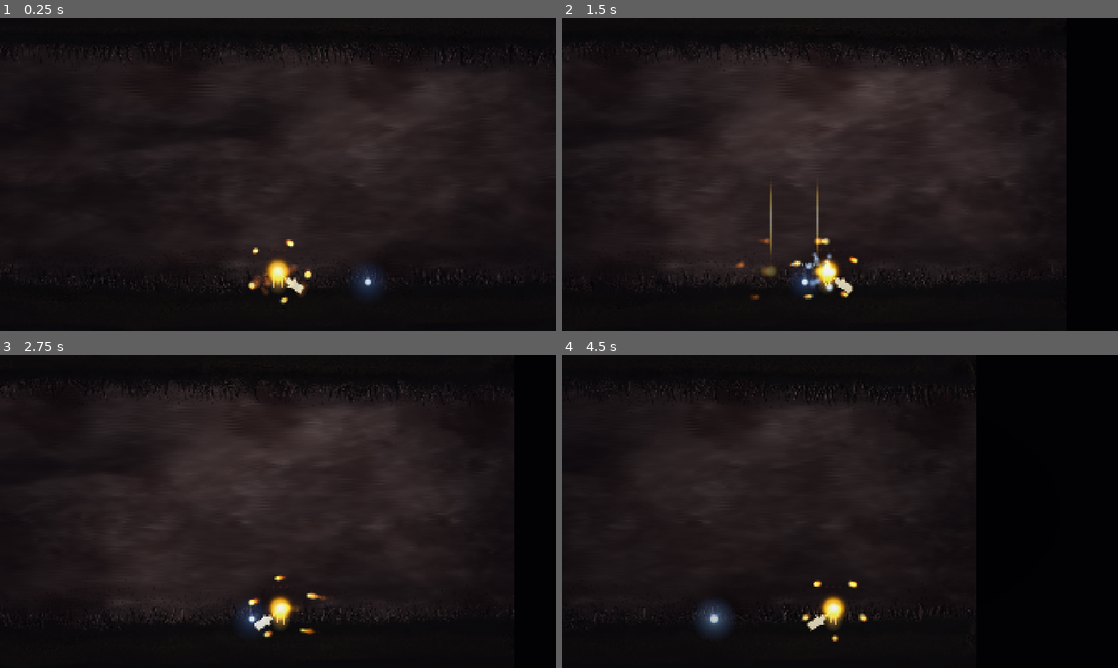
Above: before the commit, frames 1-4 (two rows, left to right).
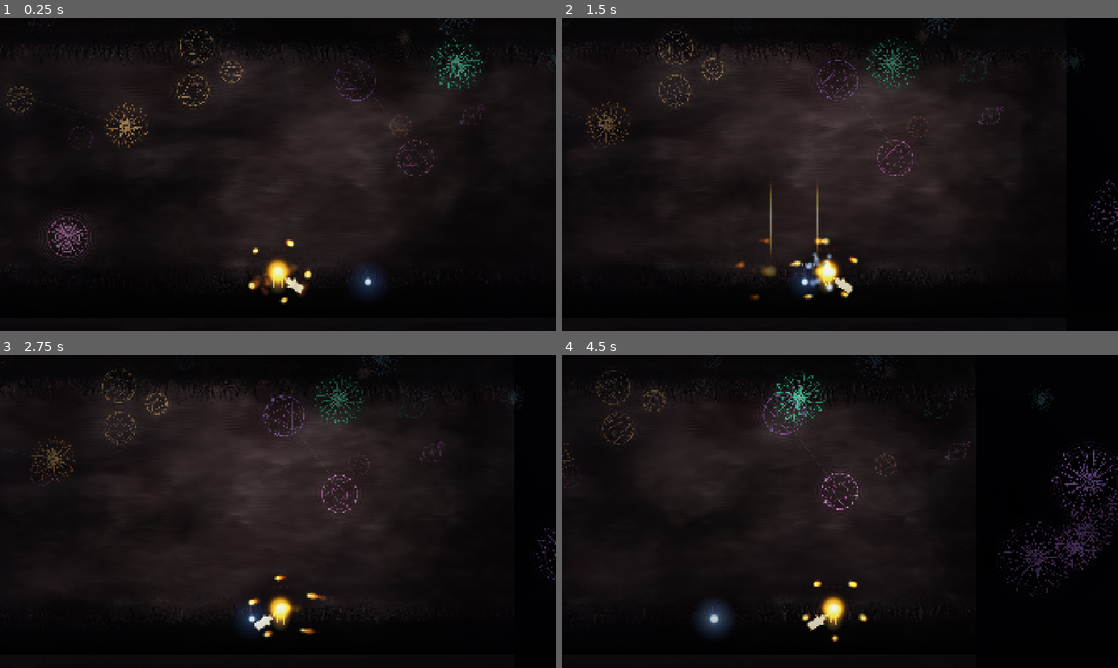
Above: after the commit, the same moments.

Repository: Ito-x/Zell
Game: Godot game, scene res://scenes/world/LesYeux.tscn
The game is run twice, just before and just after one commit, with the same random seed, the same clock (stepped at 60 frames per second) and the same inputs.
Inputs (mouse positions are in pixels of both pictures, inside the frame that each line leads up to):
- Up to frame 1 (0.25 s): no input
- Up to frame 2 (1.5 s): tap Enter at 0.5 s; move the mouse to (962, 158) at 0.52 s; hold D (move_right) from 0.53 s (still down); click (962, 158) at 0.6 s; tap Space (jump) at 0.77 s; move the mouse to (728, 190) at 1.27 s; right-click (728, 190) at 1.35 s
- Up to frame 3 (2.75 s): tap Space (jump) at 1.52 s; move the mouse to (333, 442) at 2.02 s; release D (move_right) at 2.03 s; hold A (move_left) from 2.03 s (still down); tap F (impulsion) at 2.1 s
- Up to frame 4 (4.5 s): move the mouse to (812, 574) at 2.77 s; release A (move_left) at 2.78 s; hold D (move_right) 2.78-4.28 s; tap E (interact) at 2.85 s; tap Space (jump) at 3.02, 3.77 s; move the mouse to (1006, 558) at 3.52 s; hold S (look_down) 3.53-4.28 s; move the mouse to (673, 464) at 4.27 s; hold A (move_left) from 4.28 s (still down); tap W (look_up) at 4.35 s

The runs differ from the first frame. In frame 1, 1.6% of the frame differs, in the area x 1-100%, y 0-88%; in frame 2, 2.1%; in frame 3, 2.0%; in frame 4, 2.5%, in the area x 0-100%, y 1-84%.

Commit message:
feat(LesYeux): rosaces oniriques 3 plans + brume noire
Décor magique style monde-des-rêves Hollow Knight : 4 styles de
rosaces (Horlogerie, Astrolabe, Fleur de Cils, Réseau de Toiles)
tracés par _draw(), répartis sur 3 plans de profondeur via
Parallax2D. Dérive flottante, shimmer du halo, cœur pulsant, fils
de liaison entre voisines.

- Rosace.gd : une rosace lumineuse paramétrable (style 1-4, taille,
  couleurs, spin signé, drift sinusoïdal, halo)
- RosaceField.gd : peuple un plan (back/mid/front) avec palette
  désaturée par profondeur, clusters de 2-3 qui orbitent ensemble,
  fils de liaison sur le plan milieu
- dream_fog.gdshader : volutes de fumée noire en SCREEN_UV qui
  dérivent par-dessus les rosaces (densité 0.62)
- GrassMaskTop/Bottom : 2 Polygon2D avec vertex_colors → les
  rosaces qui débordent dans les herbes disparaissent derrière
- LesYeux.tscn : 3 Parallax2D (back 0.35 / mid 0.65 / front 1.0)
  contenant chacun un RosaceField (26/22/13 rosaces)

Diff:
--- /dev/null
+++ b/assets/shaders/dream_fog.gdshader
@@ -0,0 +1,57 @@
+// dream_fog.gdshader
+// Volutes de fumée noire qui dérivent en espace-écran. Posées devant les rosaces
+// et derrière le joueur, elles épaississent l'atmosphère onirique des Yeux.
+// On utilise SCREEN_UV (toujours valide en canvas_item) plutôt que UV pour ne
+// pas dépendre d'une texture ni des coordonnées du polygone.
+shader_type canvas_item;
+
+uniform vec4 fog_color : source_color = vec4(0.0, 0.0, 0.0, 1.0);
+uniform float density : hint_range(0.0, 1.0) = 0.35;
+uniform float scale : hint_range(0.5, 8.0) = 2.2;
+uniform float speed : hint_range(0.0, 0.5) = 0.03;
+uniform float warp : hint_range(0.0, 3.0) = 1.6;
+uniform float contrast_lo : hint_range(0.0, 1.0) = 0.30;
+uniform float contrast_hi : hint_range(0.0, 1.5) = 0.92;
+
+float hash(vec2 p) {
+	p = fract(p * vec2(123.34, 345.45));
+	p += dot(p, p + 34.345);
+	return fract(p.x * p.y);
+}
+
+float vnoise(vec2 p) {
+	vec2 i = floor(p);
+	vec2 f = fract(p);
+	vec2 u = f * f * f * (f * (f * 6.0 - 15.0) + 10.0);
+	float a = hash(i);
+	float b = hash(i + vec2(1.0, 0.0));
+	float c = hash(i + vec2(0.0, 1.0));
+	float d = hash(i + vec2(1.0, 1.0));
+	return mix(mix(a, b, u.x), mix(c, d, u.x), u.y);
+}
+
+float fbm(vec2 p) {
+	float v = 0.0;
+	float amp = 0.5;
+	mat2 rot = mat2(vec2(0.8, 0.6), vec2(-0.6, 0.8));
+	for (int i = 0; i < 5; i++) {
+		v += amp * vnoise(p);
+		p = rot * p * 2.0;
+		amp *= 0.5;
+	}
+	return v;
+}
+
+void fragment() {
+	vec2 suv = SCREEN_UV;
+	// SCREEN_UV en 16:9 → corrige le ratio pour des volutes ~circulaires
+	suv.x *= 1.78;
+
+	vec2 fp = suv * scale + vec2(TIME * speed, TIME * speed * 0.4);
+	vec2 w = vec2(fbm(fp + vec2(0.0, 1.7)), fbm(fp + vec2(4.2, 0.0)));
+	float fogn = fbm(fp + warp * w);
+	fogn = smoothstep(contrast_lo, contrast_hi, fogn);
+
+	float alpha = clamp(fogn * density, 0.0, 1.0);
+	COLOR = vec4(fog_color.rgb, alpha * fog_color.a);
+}
--- a/scenes/world/LesYeux.tscn
+++ b/scenes/world/LesYeux.tscn
@@ -6,6 +6,8 @@
 [ext_resource type="PackedScene" path="res://scenes/world/Neurone.tscn" id="4_neurone"]
 [ext_resource type="Shader" path="res://assets/shaders/vignette.gdshader" id="5_vignette"]
 [ext_resource type="Script" path="res://scenes/world/BackgroundFlesh.gd" id="6_bgflesh"]
+[ext_resource type="Script" path="res://scenes/world/RosaceField.gd" id="7_field"]
+[ext_resource type="Shader" path="res://assets/shaders/dream_fog.gdshader" id="8_dreamfog"]
 
 [sub_resource type="Environment" id="Environment_yeux"]
 background_mode = 0
@@ -35,6 +37,16 @@
 shader_parameter/sway_speed = 1.2
 shader_parameter/sway_amount = 0.004
 
+[sub_resource type="ShaderMaterial" id="Mat_dream_fog"]
+shader = ExtResource("8_dreamfog")
+shader_parameter/fog_color = Color(0, 0, 0, 1)
+shader_parameter/density = 0.62
+shader_parameter/scale = 2.2
+shader_parameter/speed = 0.03
+shader_parameter/warp = 1.7
+shader_parameter/contrast_lo = 0.28
+shader_parameter/contrast_hi = 0.88
+
 [sub_resource type="ShaderMaterial" id="Mat_vignette"]
 shader = ExtResource("5_vignette")
 shader_parameter/fog_color = Color(0.015, 0.008, 0.025, 1)
@@ -62,6 +74,66 @@
 scale = Vector2(0.85, 0.85)
 script = ExtResource("6_bgflesh")
 player_path = NodePath("../Player")
+
+[node name="RosacesPlanArriere" type="Parallax2D" parent="."]
+scroll_scale = Vector2(0.35, 0.35)
+repeat_size = Vector2(0, 0)
+
+[node name="Field" type="Node2D" parent="RosacesPlanArriere"]
+z_index = -8
+script = ExtResource("7_field")
+depth = "back"
+count = 26
+spawn_seed = 11
+x_range = Vector2(-2200, 2200)
+y_range = Vector2(-370, 340)
+
+[node name="RosacesPlanMilieu" type="Parallax2D" parent="."]
+scroll_scale = Vector2(0.65, 0.65)
+repeat_size = Vector2(0, 0)
+
+[node name="Field" type="Node2D" parent="RosacesPlanMilieu"]
+z_index = -7
+script = ExtResource("7_field")
+depth = "mid"
+count = 22
+spawn_seed = 27
+x_range = Vector2(-3100, 3100)
+y_range = Vector2(-370, 340)
+enable_connectors = true
+
+[node name="RosacesPlanAvant" type="Parallax2D" parent="."]
+scroll_scale = Vector2(1, 1)
+repeat_size = Vector2(0, 0)
+
+[node name="Field" type="Node2D" parent="RosacesPlanAvant"]
+z_index = -6
+script = ExtResource("7_field")
+depth = "front"
+count = 13
+spawn_seed = 53
+x_range = Vector2(-4000, 4000)
+y_range = Vector2(-350, 320)
+
+[node name="DreamFog" type="ColorRect" parent="."]
+z_index = -5
+offset_left = -3600.0
+offset_top = -500.0
+offset_right = 3600.0
+offset_bottom = 480.0
+material = SubResource("Mat_dream_fog")
+
+[node name="GrassMaskTop" type="Polygon2D" parent="."]
+z_index = -4
+polygon = PackedVector2Array(-3600, -500, 3600, -500, 3600, -340, -3600, -340)
+vertex_colors = PackedColorArray(0, 0, 0, 1, 0, 0, 0, 1, 0, 0, 0, 0, 0, 0, 0, 0)
+color = Color(0, 0, 0, 1)
+
+[node name="GrassMaskBottom" type="Polygon2D" parent="."]
+z_index = -4
+polygon = PackedVector2Array(-3600, 320, 3600, 320, 3600, 480, -3600, 480)
+vertex_colors = PackedColorArray(0, 0, 0, 0, 0, 0, 0, 0, 0, 0, 0, 1, 0, 0, 0, 1)
+color = Color(0, 0, 0, 1)
 
 [node name="Sol" type="StaticBody2D" parent="."]
 position = Vector2(0, 468)
--- /dev/null
+++ b/scenes/world/Rosace.gd
@@ -0,0 +1,263 @@
+extends Node2D
+class_name Rosace
+
+# ── Une rosace lumineuse pour le décor onirique des Yeux. ──
+# 4 styles tirés de assets/raw_art/Les Rosaces.html :
+#   1 = Horlogerie du Rêve (3 engrenages emboîtés)
+#   2 = Astrolabe Fractal (cercles + triangles + satellites)
+#   3 = Fleur de Cils (pétales en ellipses + cœur pulsant)
+#   4 = Réseau de Toiles (spirales d'Archimède + rayons)
+#
+# Tout est tracé dans _draw() — pas d'asset externe. Le glow du
+# WorldEnvironment (déjà actif dans LesYeux) amplifie le néon.
+
+@export_range(1, 4) var style: int = 1
+@export var radius: float = 50.0
+@export var color_main: Color = Color(1.0, 0.7, 0.28)
+@export var color_accent: Color = Color(1.0, 0.89, 0.54)
+@export var spin_speed: float = 0.3           # rad/s, signé
+@export var drift_amp: Vector2 = Vector2(8, 10)
+@export var drift_freq: Vector2 = Vector2(0.4, 0.5)
+@export var halo_alpha: float = 0.32          # opacité du halo
+@export var alpha_mul: float = 1.0            # multiplicateur global (par plan de profondeur)
+@export var rng_seed: int = 0
+
+var _t: float = 0.0
+var _phase_x: float = 0.0
+var _phase_y: float = 0.0
+var _base_pos: Vector2 = Vector2.ZERO
+# Style 1 seulement : état de rotation indépendant des 3 engrenages
+var _gears: Array = []
+
+func _ready() -> void:
+	_base_pos = position
+	var rng := RandomNumberGenerator.new()
+	rng.seed = rng_seed if rng_seed != 0 else hash(str(position))
+	_phase_x = rng.randf() * TAU
+	_phase_y = rng.randf() * TAU
+	if style == 1:
+		_setup_horlogerie()
+	set_process(true)
+
+func _setup_horlogerie() -> void:
+	# Reprend la géométrie du HTML : engrenages emboîtés au module 3.33.
+	# Échelle proportionnelle au radius (qui représente le gros engrenage).
+	var s := radius / 60.0
+	_gears = [
+		{
+			"pos": Vector2.ZERO, "r": 60.0 * s, "teeth": 36, "tooth_len": 3.0 * s,
+			"hands": 12, "hand_len": 50.0 * s, "color": color_main,
+			"spin": spin_speed, "rot": 0.0
+		},
+		{
+			"pos": Vector2(65.86, -55.28) * s, "r": 20.0 * s, "teeth": 12, "tooth_len": 3.0 * s,
+			"hands": 6, "hand_len": 16.0 * s, "color": color_accent,
+			"spin": -spin_speed * 3.0, "rot": deg_to_rad(5.0)
+		},
+		{
+			"pos": Vector2(-70.15, 40.50) * s, "r": 15.0 * s, "teeth": 9, "tooth_len": 3.0 * s,
+			"hands": 6, "hand_len": 12.0 * s, "color": color_main,
+			"spin": -spin_speed * 4.0, "rot": deg_to_rad(-10.0)
+		},
+	]
+
+func _process(delta: float) -> void:
+	_t += delta
+	# Dérive flottante (sinusoïdes décalées) — donne le côté "qui flotte dans le rêve"
+	var dx := sin(_t * drift_freq.x + _phase_x) * drift_amp.x
+	var dy := sin(_t * drift_freq.y + _phase_y) * drift_amp.y
+	position = _base_pos + Vector2(dx, dy)
+	if style == 1:
+		for g in _gears:
+			g["rot"] = g["rot"] + g["spin"] * delta
+	else:
+		rotation += spin_speed * delta
+	queue_redraw()
+
+func _draw() -> void:
+	# Shimmer doux sur l'aura (pulse lent)
+	var shimmer := 0.82 + 0.18 * sin(_t * 0.9 + _phase_x)
+	# Halo en premier (derrière), avec alpha décroissant
+	_draw_halo(shimmer)
+	match style:
+		1: _draw_horlogerie(shimmer)
+		2: _draw_astrolabe(shimmer)
+		3: _draw_fleur(shimmer)
+		4: _draw_reseau(shimmer)
+
+# ── Halo : cercles concentriques translucides, le glow du WorldEnv fait le reste ──
+func _draw_halo(shimmer: float) -> void:
+	var base := halo_alpha * alpha_mul * shimmer
+	var c := color_main
+	var rings := 5
+	for i in rings:
+		var f := float(i) / float(rings)        # 0..0.8
+		var r := radius * (1.05 + f * 0.7)
+		var a := base * (1.0 - f) * 0.55
+		draw_arc(Vector2.ZERO, r, 0.0, TAU, 48, Color(c.r, c.g, c.b, a), 1.6, true)
+
+func _stroke(w: float) -> float:
+	return maxf(0.6, radius / 60.0 * w)
+
+func _modc(c: Color, mul_a: float) -> Color:
+	return Color(c.r, c.g, c.b, c.a * mul_a)
+
+# ── Style 1 : Horlogerie du Rêve ──
+func _draw_horlogerie(shimmer: float) -> void:
+	for g in _gears:
+		_draw_gear(g, shimmer)
+
+func _draw_gear(g: Dictionary, shimmer: float) -> void:
+	var a := alpha_mul * shimmer
+	var c: Color = g["color"]
+	var col := _modc(c, a)
+	var col_dim := _modc(c, a * 0.55)
+	var sw := _stroke(0.6)
+	var sw_t := _stroke(0.4)
+	var center: Vector2 = g["pos"]
+	var r: float = g["r"]
+	var rot: float = g["rot"]
+	# Cercles principal + intérieur
+	draw_arc(center, r, 0.0, TAU, 64, col, sw, true)
+	draw_arc(center, r * 0.9, 0.0, TAU, 64, col_dim, sw_t, true)
+	# Dents triangulaires
+	var teeth: int = g["teeth"]
+	var tl: float = g["tooth_len"]
+	for i in teeth:
+		var ang := (float(i) / float(teeth)) * TAU + rot
+		var a1 := ang - PI / float(teeth) * 0.45
+		var a2 := ang + PI / float(teeth) * 0.45
+		var p_tip := center + Vector2(cos(ang), sin(ang)) * (r + tl)
+		var pb1 := center + Vector2(cos(a1), sin(a1)) * r
+		var pb2 := center + Vector2(cos(a2), sin(a2)) * r
+		draw_polyline([pb1, p_tip, pb2, pb1], col, sw_t, true)
+	# Aiguilles astrales (du centre vers l'extérieur)
+	var hands: int = g["hands"]
+	var hl: float = g["hand_len"]
+	for i in hands:
+		var ang2 := (float(i) / float(hands)) * TAU + PI / float(hands) * 0.5 + rot
+		var p := center + Vector2(cos(ang2), sin(ang2)) * hl
+		draw_line(center, p, col_dim, sw_t, true)
+	# Anneaux intérieurs + cœur
+	draw_arc(center, r * 0.23, 0.0, TAU, 32, col, sw_t, true)
+	draw_arc(center, r * 0.10, 0.0, TAU, 24, col_dim, sw_t, true)
+	draw_circle(center, maxf(1.4, r * 0.04), col)
+
+# ── Style 2 : Astrolabe Fractal ──
+func _draw_astrolabe(shimmer: float) -> void:
+	var a := alpha_mul * shimmer
+	var c1 := _modc(color_main, a)
+	var c2 := _modc(color_accent, a)
+	var c1d := _modc(c1, 0.55)
+	var sw := _stroke(0.6)
+	var sw_t := _stroke(0.4)
+	var r := radius
+	# Grands cercles
+	draw_arc(Vector2.ZERO, r, 0.0, TAU, 64, c1, sw, true)
+	draw_arc(Vector2.ZERO, r * 0.86, 0.0, TAU, 64, c1d, sw_t, true)
+	# Triangles imbriqués
+	var tri_r := r * 0.83
+	_draw_triangle(tri_r, c1, sw_t)
+	_draw_triangle(-tri_r, c1d, sw_t)
+	# Cercle intérieur
+	draw_arc(Vector2.ZERO, r * 0.31, 0.0, TAU, 32, c1d, sw_t, true)
+	# Satellites en couronne
+	var sat_n := 14
+	for i in sat_n:
+		var ang := (float(i) / float(sat_n)) * TAU
+		var pos := Vector2(cos(ang), sin(ang)) * r * 1.0
+		draw_arc(pos, maxf(1.8, r * 0.06), 0.0, TAU, 18, c2, sw_t, true)
+	# Cœur
+	draw_circle(Vector2.ZERO, maxf(1.5, r * 0.035), c1)
+
+func _draw_triangle(size: float, color: Color, width: float) -> void:
+	var p1 := Vector2(0, -size)
+	var p2 := Vector2(size * 0.866, size * 0.5)
+	var p3 := Vector2(-size * 0.866, size * 0.5)
+	draw_polyline([p1, p2, p3, p1], color, width, true)
+
+# ── Style 3 : Fleur de Cils ──
+func _draw_fleur(shimmer: float) -> void:
+	var a := alpha_mul * shimmer
+	var cm := _modc(color_main, a)
+	var ca := _modc(color_accent, a)
+	var sw_t := _stroke(0.45)
+	var r := radius
+	# Pétales extérieurs (16 ellipses fines, étirées)
+	var outer_n := 16
+	for i in outer_n:
+		var ang := (float(i) / float(outer_n)) * TAU
+		var off := Vector2(cos(ang - PI / 2.0), sin(ang - PI / 2.0)) * (r * 0.80)
+		_draw_ellipse(off, r * 0.13, r * 0.6, ang, cm, sw_t, 26)
+	# Pétales intérieurs (10)
+	var inner_n := 10
+	for i in inner_n:
+		var ang2 := (float(i) / float(inner_n)) * TAU
+		var off2 := Vector2(cos(ang2 - PI / 2.0), sin(ang2 - PI / 2.0)) * (r * 0.40)
+		_draw_ellipse(off2, r * 0.066, r * 0.30, ang2, ca, sw_t, 22)
+	# Anneau central
+	draw_arc(Vector2.ZERO, r * 0.30, 0.0, TAU, 32, cm, sw_t, true)
+	draw_arc(Vector2.ZERO, r * 0.18, 0.0, TAU, 32, _modc(cm, 0.7), sw_t, true)
+	# Cœur pulsant
+	var pulse := 1.0 + 0.18 * sin(_t * 1.7 + _phase_x)
+	draw_circle(Vector2.ZERO, r * 0.10 * pulse, _modc(ca, 0.35))
+	draw_arc(Vector2.ZERO, r * 0.10 * pulse, 0.0, TAU, 24, ca, sw_t, true)
+	draw_circle(Vector2.ZERO, r * 0.028, ca)
+
+func _draw_ellipse(center: Vector2, rx: float, ry: float, rot: float, color: Color, width: float, segs: int) -> void:
+	var pts := PackedVector2Array()
+	var cs := cos(rot)
+	var sn := sin(rot)
+	for i in segs + 1:
+		var t := (float(i) / float(segs)) * TAU
+		var lx := cos(t) * rx
+		var ly := sin(t) * ry
+		var x := lx * cs - ly * sn
+		var y := lx * sn + ly * cs
+		pts.append(center + Vector2(x, y))
+	draw_polyline(pts, color, width, true)
+
+# ── Style 4 : Réseau de Toiles ──
+func _draw_reseau(shimmer: float) -> void:
+	var a := alpha_mul * shimmer
+	var cm := _modc(color_main, a)
+	var ca := _modc(color_accent, a)
+	var sw := _stroke(0.55)
+	var sw_t := _stroke(0.35)
+	var r := radius
+	# 3 spirales d'Archimède décalées de 120°
+	var turns := 4
+	var max_r := r * 0.78
+	var sa := r * 0.03
+	var sb := (max_r - sa) / (float(turns) * TAU)
+	for k in 3:
+		var off := deg_to_rad(120.0 * float(k))
+		_draw_spiral(sa, sb, turns, off, _modc(cm, 1.0 - 0.2 * float(k)), sw)
+	# 24 rayons droits
+	var rays := 24
+	var ri := r * 0.20
+	var ro := r * 0.98
+	for i in rays:
+		var ang := (float(i) / float(rays)) * TAU
+		var p1 := Vector2(cos(ang), sin(ang)) * ri
+		var p2 := Vector2(cos(ang), sin(ang)) * ro
+		draw_line(p1, p2, _modc(ca, 0.6), sw_t, true)
+	# Cercles d'encadrement
+	draw_arc(Vector2.ZERO, r, 0.0, TAU, 64, ca, sw, true)
+	draw_arc(Vector2.ZERO, r * 0.46, 0.0, TAU, 32, _modc(ca, 0.7), sw_t, true)
+	draw_arc(Vector2.ZERO, r * 0.18, 0.0, TAU, 24, ca, sw_t, true)
+	# Cœur pulsant
+	var pulse := 1.0 + 0.2 * sin(_t * 1.5 + _phase_y)
+	draw_circle(Vector2.ZERO, r * 0.045 * pulse, cm)
+
+func _draw_spiral(a_param: float, b_param: float, turns: int, rot_offset: float, color: Color, width: float) -> void:
+	var pts := PackedVector2Array()
+	var step := 0.10
+	var max_t := float(turns) * TAU
+	var t := 0.0
+	while t <= max_t:
+		var rr := a_param + b_param * t
+		pts.append(Vector2(cos(t + rot_offset) * rr, sin(t + rot_offset) * rr))
+		t += step
+	if pts.size() > 1:
+		draw_polyline(pts, color, width, true)
--- /dev/null
+++ b/scenes/world/RosaceField.gd
@@ -0,0 +1,214 @@
+extends Node2D
+class_name RosaceField
+
+# ── Peuple un plan de profondeur avec des rosaces variées. ──
+# Trois plans (back / mid / front), chacun avec sa propre instance de ce nœud.
+# Les paramètres visuels (taille, alpha, halo, désaturation) sont pilotés par
+# `depth` pour produire une vraie profondeur onirique style Hollow Knight Dream.
+
+const ROSACE_SCRIPT := preload("res://scenes/world/Rosace.gd")
+
+@export_enum("back", "mid", "front") var depth: String = "mid"
+@export var count: int = 10
+@export var spawn_seed: int = 1
+@export var x_range: Vector2 = Vector2(-3000, 3000)
+@export var y_range: Vector2 = Vector2(-340, 300)
+@export var enable_connectors: bool = false
+
+# Palette néon élargie (extraite du HTML + variations onirisées)
+const PALETTE := [
+	Color(1.00, 0.70, 0.28),  # 0 amber
+	Color(1.00, 0.89, 0.54),  # 1 amber-2
+	Color(0.37, 0.91, 1.00),  # 2 cyan
+	Color(0.71, 0.55, 1.00),  # 3 violet
+	Color(1.00, 0.48, 0.87),  # 4 magenta
+	Color(1.00, 0.95, 1.00),  # 5 opal
+	Color(0.25, 1.00, 0.71),  # 6 emerald
+	Color(0.60, 1.00, 0.89),  # 7 mint
+	Color(0.85, 0.55, 1.00),  # 8 violet doux
+	Color(1.00, 0.78, 0.95),  # 9 rose pâle
+	Color(0.55, 0.80, 1.00),  # 10 bleu glacé
+]
+# Appariement main → accent (couleurs qui vont bien ensemble)
+const PAIR := [1, 0, 3, 2, 5, 4, 7, 6, 3, 4, 2]
+
+# Couleur cible vers laquelle on désature au fond (violet sombre du décor)
+const DREAM_DARK := Color(0.20, 0.10, 0.30)
+
+# État runtime
+var _clusters: Array = []        # [[parent_node, orbit_speed], ...]
+var _connectors: Array = []      # [[Vector2 p1, Vector2 p2], ...]
+
+func _ready() -> void:
+	_build()
+	set_process(true)
+
+func _process(delta: float) -> void:
+	# Rotation orbitale lente des clusters (les 2-3 rosaces tournent ensemble)
+	for c in _clusters:
+		c[0].rotation += c[1] * delta
+
+func _build() -> void:
+	_clusters.clear()
+	_connectors.clear()
+	for child in get_children():
+		child.queue_free()
+
+	var rng := RandomNumberGenerator.new()
+	rng.seed = spawn_seed
+
+	# Paramètres visuels par plan de profondeur
+	var size_range: Vector2
+	var a_mul: float
+	var halo: float
+	var spin_mul: float
+	var drift_mul: float
+	var desat: float
+	match depth:
+		"back":
+			size_range = Vector2(20.0, 35.0)
+			a_mul = 0.40
+			halo = 0.18
+			spin_mul = 0.35
+			drift_mul = 0.7
+			desat = 0.55
+		"front":
+			size_range = Vector2(50.0, 90.0)
+			a_mul = 1.0
+			halo = 0.42
+			spin_mul = 1.0
+			drift_mul = 1.2
+			desat = 0.0
+		_:  # "mid"
+			size_range = Vector2(35.0, 60.0)
+			a_mul = 0.75
+			halo = 0.32
+			spin_mul = 0.6
+			drift_mul = 1.0
+			desat = 0.22
+
+	var positions: Array = []
+
+	for i in count:
+		# Pas de cluster sur le plan arrière (trop petit pour être lisible)
+		var cluster_chance := 0.0 if depth == "back" else 0.28
+		if rng.randf() < cluster_chance:
+			_spawn_cluster(rng, size_range, a_mul, halo, spin_mul, drift_mul, desat, positions)
+		else:
+			_spawn_single(rng, size_range, a_mul, halo, spin_mul, drift_mul, desat, positions)
+
+	if enable_connectors and positions.size() > 1:
+		_compute_connectors(positions)
+		queue_redraw()
+
+func _draw() -> void:
+	# Fils de liaison ultrafins entre rosaces proches (effet réseau onirique HK)
+	for pair in _connectors:
+		draw_line(pair[0], pair[1], Color(0.60, 1.00, 0.89, 0.10), 0.9, true)
+
+# ── Spawn d'une rosace isolée ──
+func _spawn_single(rng: RandomNumberGenerator, size_range: Vector2, a_mul: float, halo: float, spin_mul: float, drift_mul: float, desat: float, positions: Array) -> void:
+	var ros := Node2D.new()
+	ros.set_script(ROSACE_SCRIPT)
+
+	var radius := rng.randf_range(size_range.x, size_range.y)
+	var style := rng.randi_range(1, 4)
+	var color_idx := rng.randi() % PALETTE.size()
+	var c_main := _apply_desat(PALETTE[color_idx], desat)
+	var c_accent := _apply_desat(PALETTE[PAIR[color_idx]], desat)
+	var px := rng.randf_range(x_range.x, x_range.y)
+	var py := _safe_y(rng, radius)
+	var spin := rng.randf_range(0.15, 0.5) * spin_mul * (1.0 if rng.randf() > 0.5 else -1.0)
+	var d_amp := Vector2(rng.randf_range(4.0, 12.0), rng.randf_range(5.0, 14.0)) * drift_mul
+	var d_freq := Vector2(rng.randf_range(0.3, 0.6), rng.randf_range(0.3, 0.55))
+
+	ros.set("style", style)
+	ros.set("radius", radius)
+	ros.set("color_main", c_main)
+	ros.set("color_accent", c_accent)
+	ros.set("spin_speed", spin)
+	ros.set("drift_amp", d_amp)
+	ros.set("drift_freq", d_freq)
+	ros.set("halo_alpha", halo)
+	ros.set("alpha_mul", a_mul)
+	ros.set("rng_seed", rng.randi())
+	ros.position = Vector2(px, py)
+	add_child(ros)
+	positions.append(ros.position)
+
+# ── Spawn d'un cluster : 2 ou 3 rosaces sur un parent qui tourne ensemble ──
+func _spawn_cluster(rng: RandomNumberGenerator, size_range: Vector2, a_mul: float, halo: float, spin_mul: float, drift_mul: float, desat: float, positions: Array) -> void:
+	var parent := Node2D.new()
+	var px := rng.randf_range(x_range.x, x_range.y)
+	var py := _safe_y(rng, size_range.y * 1.4)
+	parent.position = Vector2(px, py)
+	add_child(parent)
+	positions.append(parent.position)
+
+	var orbit_speed := rng.randf_range(0.05, 0.16) * (1.0 if rng.randf() > 0.5 else -1.0)
+	_clusters.append([parent, orbit_speed])
+
+	var n := 2 + (rng.randi() % 2)             # 2 ou 3
+	var cluster_style := rng.randi_range(2, 4) # pas style 1 (Horlogerie est déjà un trio en soi)
+	var color_idx := rng.randi() % PALETTE.size()
+	var c_main := _apply_desat(PALETTE[color_idx], desat)
+	var c_accent := _apply_desat(PALETTE[PAIR[color_idx]], desat)
+	var orbit_r := rng.randf_range(size_range.x * 1.0, size_range.y * 1.4)
+	var start_angle := rng.randf() * TAU
+	for j in n:
+		var ros := Node2D.new()
+		ros.set_script(ROSACE_SCRIPT)
+		var radius := rng.randf_range(size_range.x * 0.7, size_range.y * 0.9)
+		var ang := start_angle + (float(j) / float(n)) * TAU
+		ros.position = Vector2(cos(ang), sin(ang)) * orbit_r
+		ros.set("style", cluster_style)
+		ros.set("radius", radius)
+		ros.set("color_main", c_main)
+		ros.set("color_accent", c_accent)
+		ros.set("spin_speed", rng.randf_range(0.2, 0.5) * spin_mul * (1.0 if rng.randf() > 0.5 else -1.0))
+		ros.set("drift_amp", Vector2(2.5, 3.5))  # dérive plus discrète dans un cluster
+		ros.set("drift_freq", Vector2(0.4, 0.45))
+		ros.set("halo_alpha", halo)
+		ros.set("alpha_mul", a_mul)
+		ros.set("rng_seed", rng.randi())
+		parent.add_child(ros)
+
+# Pioche un Y dans la zone autorisée, en réservant la place pour le rayon
+func _safe_y(rng: RandomNumberGenerator, r: float) -> float:
+	var lo := y_range.x + r
+	var hi := y_range.y - r
+	if lo >= hi:
+		return (y_range.x + y_range.y) * 0.5
+	return rng.randf_range(lo, hi)
+
+# Désaturation vers une couleur cible (mix linéaire RGB)
+func _apply_desat(c: Color, amount: float) -> Color:
+	if amount <= 0.0:
+		return c
+	return Color(
+		lerpf(c.r, DREAM_DARK.r, amount),
+		lerpf(c.g, DREAM_DARK.g, amount),
+		lerpf(c.b, DREAM_DARK.b, amount),
+		c.a
+	)
+
+# Fils de liaison entre rosaces proches (max 1 par rosace pour rester sobre)
+func _compute_connectors(positions: Array) -> void:
+	var max_dist := 380.0
+	var used := {}
+	for i in positions.size():
+		if used.has(i):
+			continue
+		var best_j := -1
+		var best_d := max_dist
+		for j in range(i + 1, positions.size()):
+			if used.has(j):
+				continue
+			var d := (positions[i] as Vector2).distance_to(positions[j] as Vector2)
+			if d < best_d:
+				best_d = d
+				best_j = j
+		if best_j != -1:
+			_connectors.append([positions[i], positions[best_j]])
+			used[i] = true
+			used[best_j] = true
Not shown, added: assets/shaders/dream_fog.gdshader.uid
Not shown: 1 places in scenes/world/LesYeux.tscn that only renumber resources
Not shown, added: scenes/world/Rosace.gd.uid
Not shown, added: scenes/world/RosaceField.gd.uid
